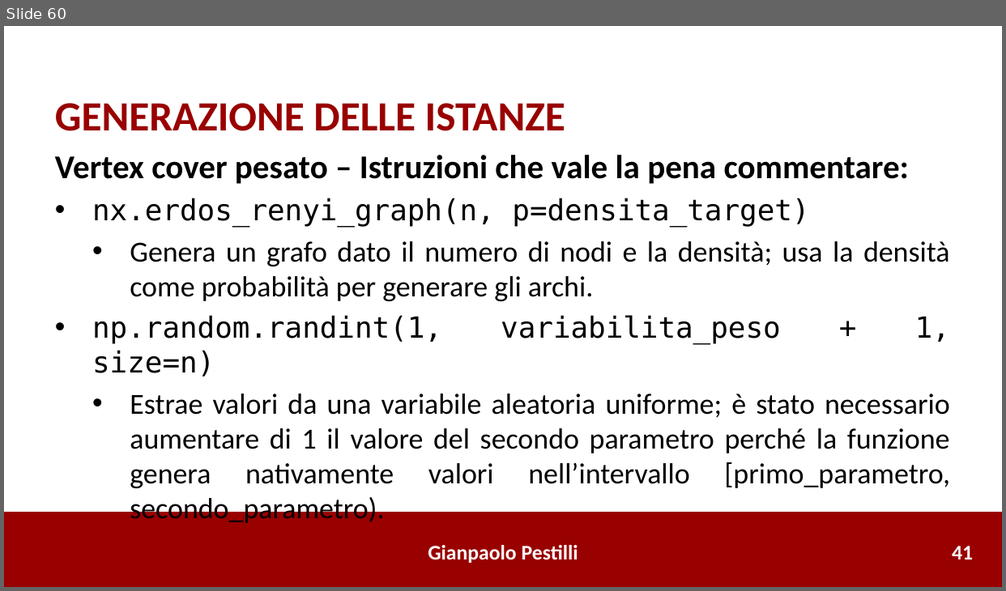
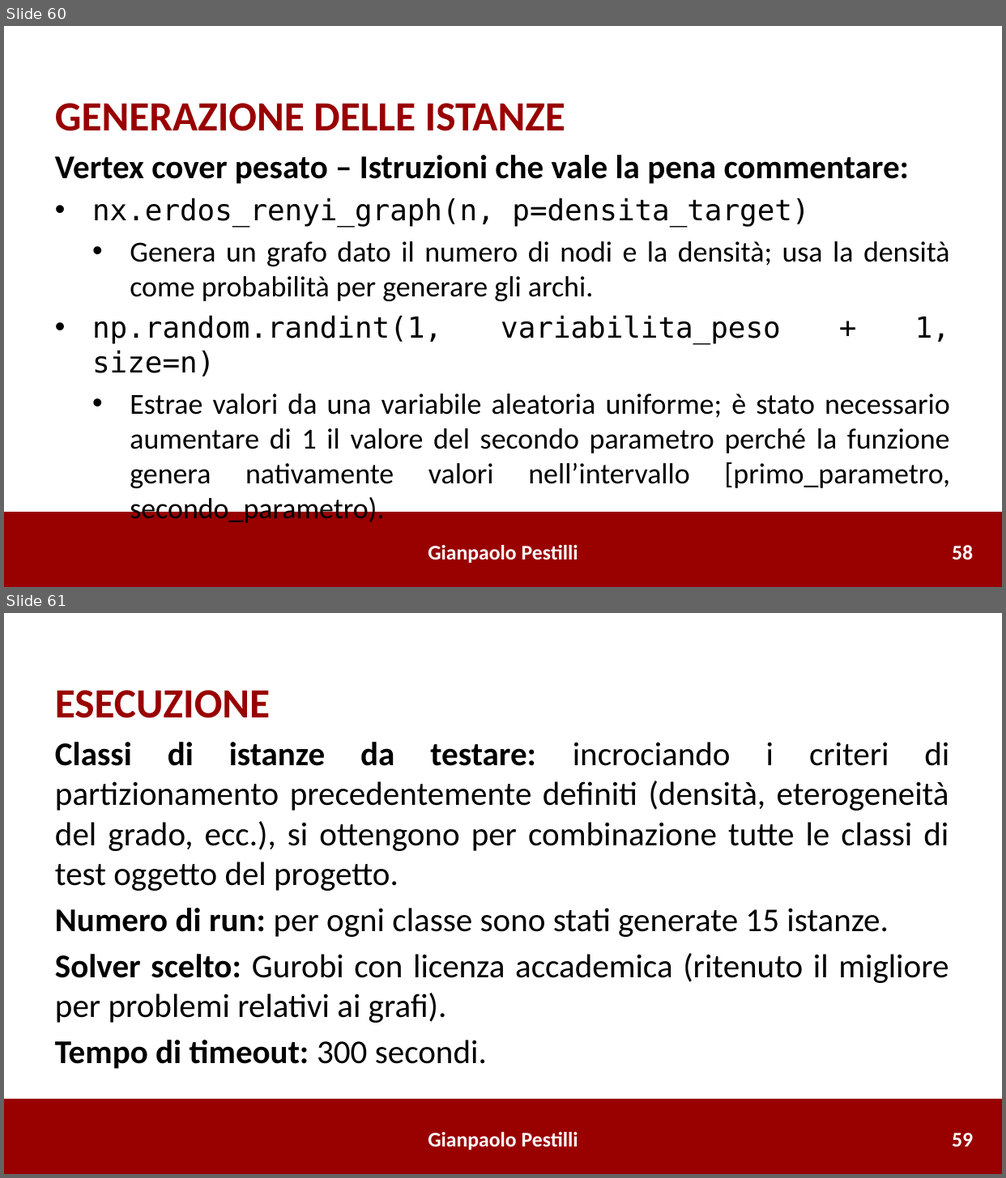
Before and after one commit to gianpaolo-pestilli/amod_project, a slide deck: Risultati_0386492.pptx. Shown one above the other, each under a label of ours: slide 60 before the commit, slides 60 and 61 after it. The pictures are 1006x591 and 1006x1178 pixels, drawn with LibreOffice and Linux fonts; fonts in the diff are those of the drawing. Boxes give left, top, right and bottom in pixels: in the first picture for what was removed or moved away, otherwise in the second. Text is boxed around its words. In the diff, an @@ line names an element or a change of style, - is before the commit and + after.

```diff
--- a/Risultati_0386492.pptx
+++ b/Risultati_0386492.pptx
@@ slide 61 added at [4, 613, 1002, 1174], background #FFFFFF @@
@@ text added at [55, 690, 949, 1069], 32 pt, text #000000 @@
+ESECUZIONE
+Classi di istanze da testare: incrociando i criteri di partizionamento precedentemente definiti (densità, eterogeneità del grado, ecc.), si ottengono per combinazione tutte le classi di test oggetto del progetto.
+Numero di run: per ogni classe sono stati generate 15 istanze.
+Solver scelto: Gurobi con licenza accademica (ritenuto il migliore per problemi relativi ai grafi).
+Tempo di timeout: 300 secondi.
@@ rectangle added at [4, 1099, 1002, 1174], fill #990000, outline #990000 1 pt @@
@@ text added at [428, 1132, 578, 1150], 20 pt, text #FFFFFF, bold @@
+Gianpaolo Pestilli
@@ text added at [952, 1133, 973, 1147], 20 pt, text #FFFFFF, bold @@
+59
@@ slide 60 changed as well @@
@@ text at [952, 545, 973, 561]: text changed @@
-41
+58
```
Also in this commit, not shown: 14 other slides changed, 2 other slides added.
